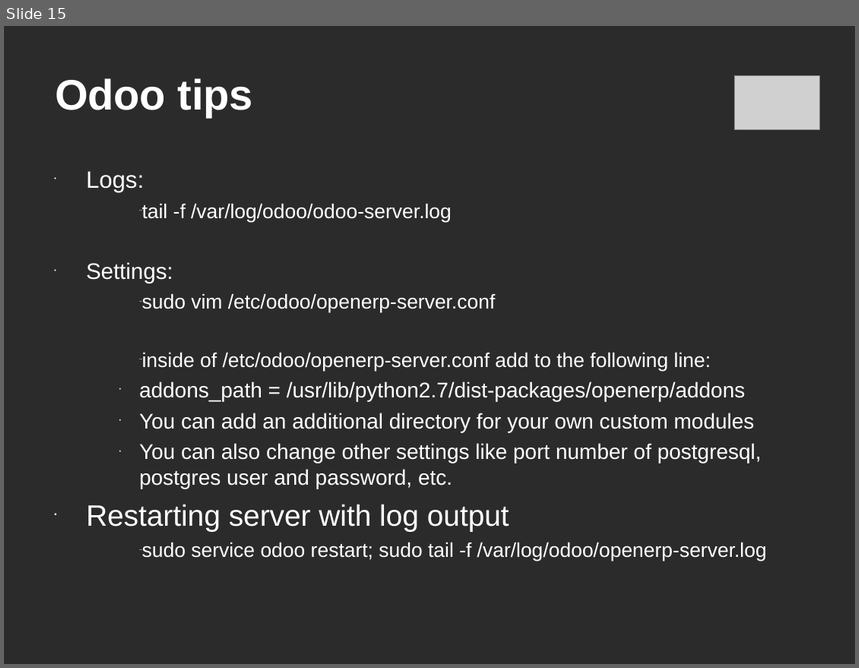
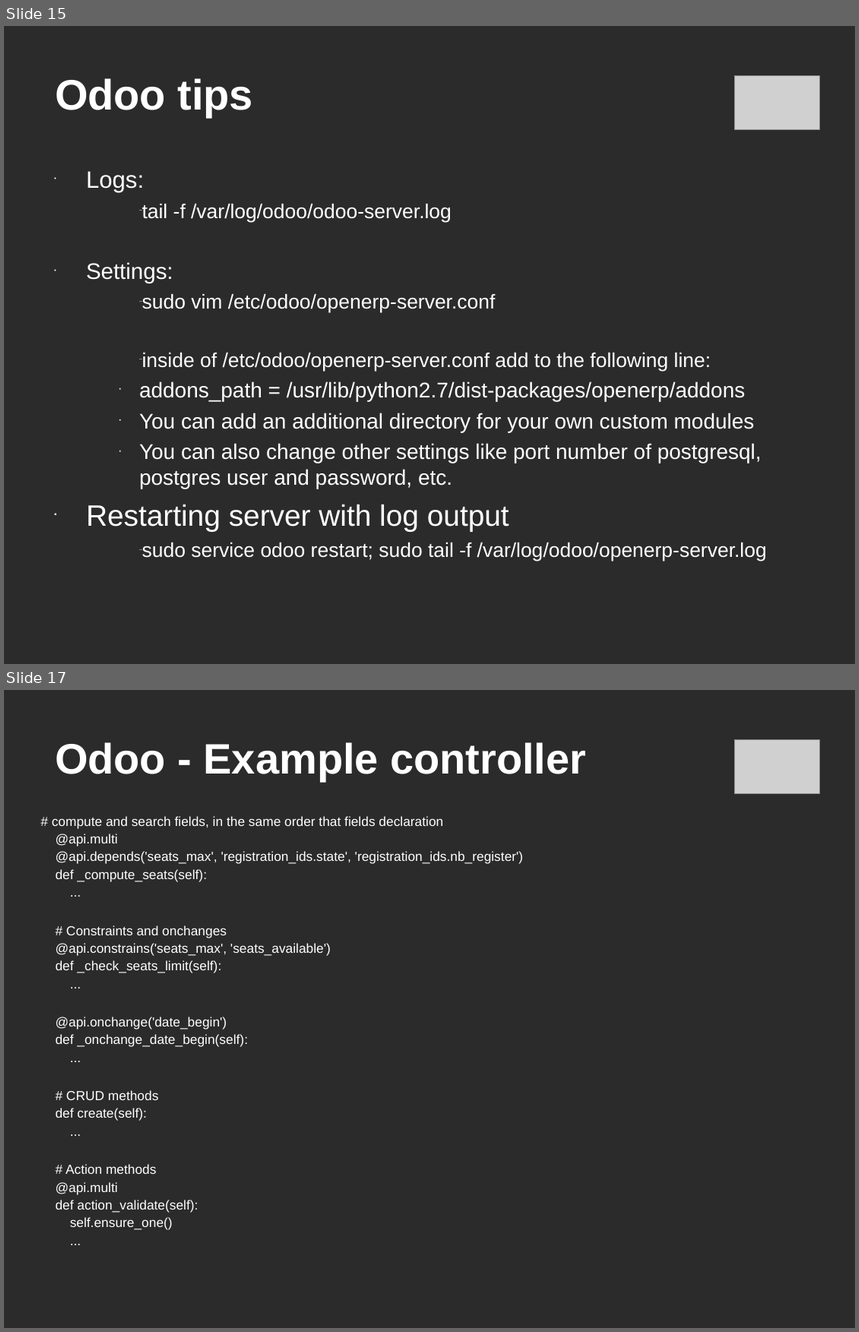
Before and after one commit to c-goosen/ctpug_11_july, a slide deck: Presentation/ctpug-odoo-11_july.ppt. Shown one above the other, each under a label of ours: slide 15 before the commit, slides 15 and 17 after it; the slides between them are not shown. The pictures are 859x668 and 859x1332 pixels, drawn with LibreOffice and Linux fonts; fonts in the diff are those of the drawing; grey boxes stand for pictures; background and template pictures are left out; a plain dark background stands for a picture behind light text. Boxes give left, top, right and bottom in pixels: in the first picture for what was removed or moved away, otherwise in the second. Text is boxed around its words. In the diff, an @@ line names an element or a change of style, - is before the commit and + after.

Commit message:
More slides on modes, controller, inheritance

```diff
--- a/Presentation/ctpug-odoo-11_july.ppt
+++ b/Presentation/ctpug-odoo-11_july.ppt
@@ slide 17 added at <box>4,690,855,1328</box>, background picture (left out) @@
@@ title added at <box>55,742,586,781</box>, 36 pt, text #FFFFFF, bold @@
+Odoo - Example controller
@@ picture added at <box>734,739,819,794</box> @@
@@ text added at <box>52,816,524,1230</box>, 11.1 pt, text #FFFFFF @@
+# compute and search fields, in the same order that fields declaration
+@api.multi
+@api.depends('seats_max', 'registration_ids.state', 'registration_ids.nb_register')
+def _compute_seats(self):
+...
+# Constraints and onchanges
+@api.constrains('seats_max', 'seats_available')
+def _check_seats_limit(self):
+...
+@api.onchange('date_begin')
+def _onchange_date_begin(self):
+...
+# CRUD methods
+def create(self):
+...
+# Action methods
+@api.multi
+def action_validate(self):
+self.ensure_one()
+...
```
Also in this commit, not shown: 2 slides changed, 4 other slides added.
